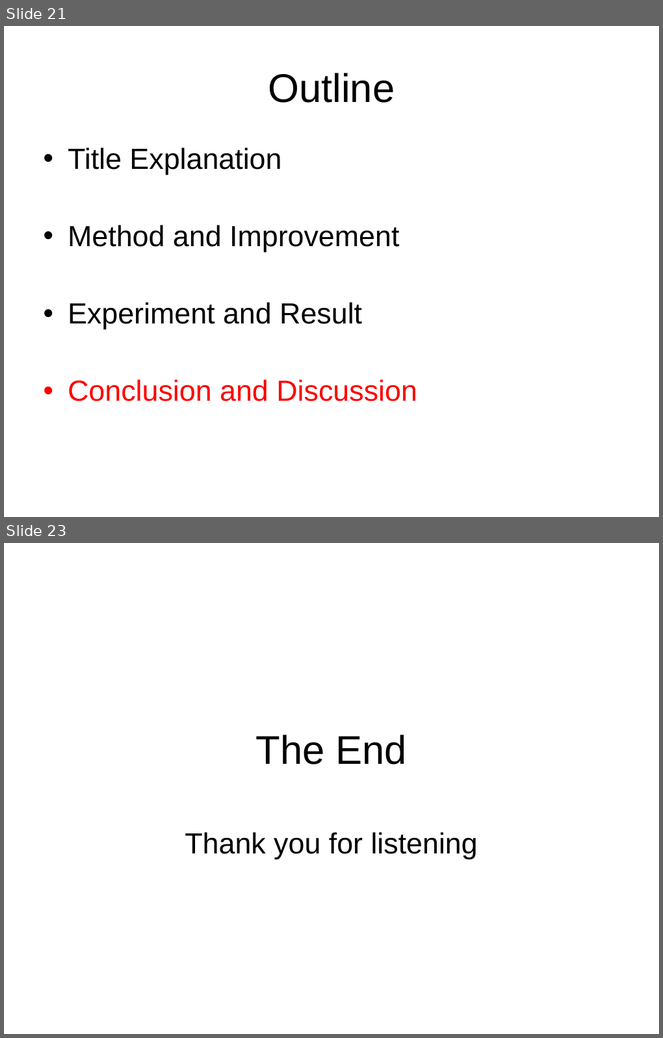
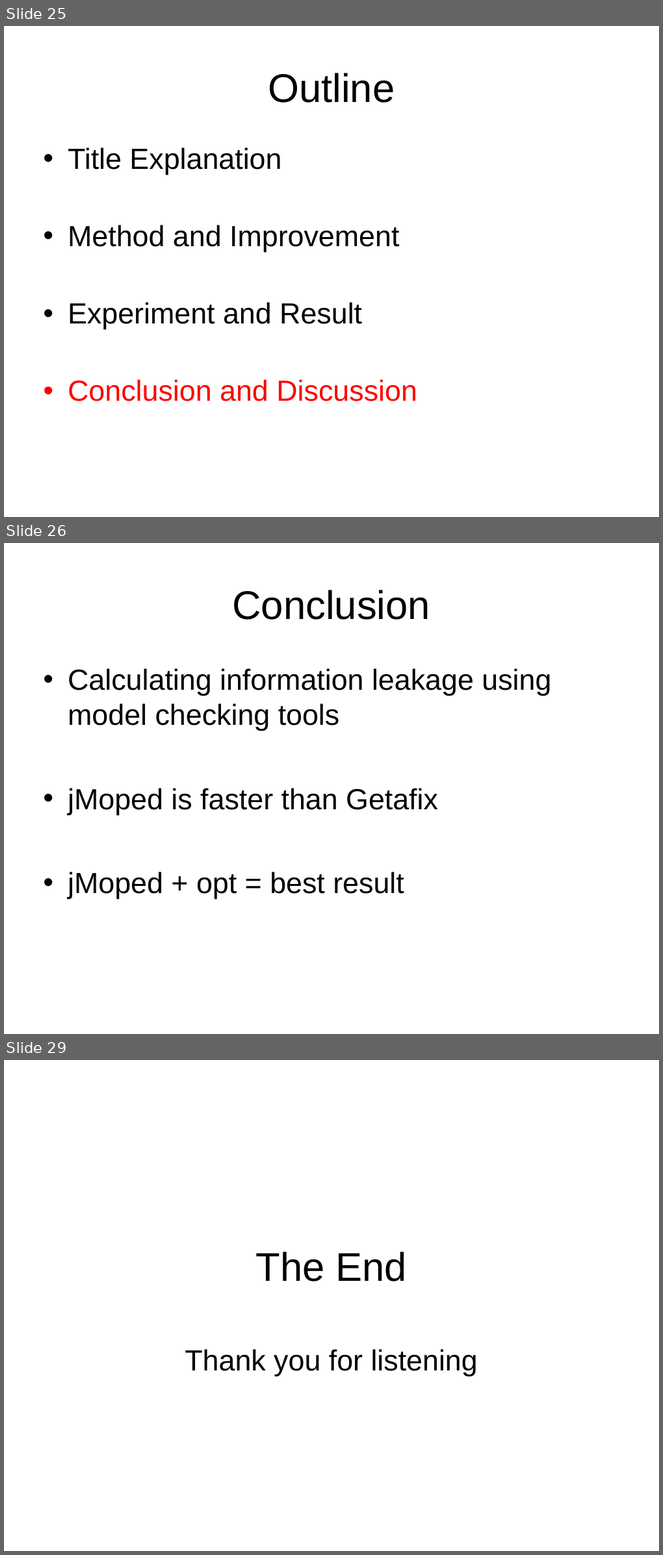
Before and after one commit to chenjiia/Thesis, a slide deck: thesis_presentation/presentation.ppt. Shown one above the other, each under a label of ours: slides 21 and 23 before the commit, slides 25, 26 and 29 after it; the slides between them are not shown. The pictures are 663x1038 and 663x1555 pixels, drawn with LibreOffice and Linux fonts; fonts in the diff are those of the drawing. Boxes give left, top, right and bottom in pixels: in the first picture for what was removed or moved away, otherwise in the second. Text is boxed around its words. In the diff, an @@ line names an element or a change of style, - is before the commit and + after.

```diff
--- a/thesis_presentation/presentation.ppt
+++ b/thesis_presentation/presentation.ppt
@@ slide 26 added at (4,543,659,1034), background #FFFFFF @@
@@ title added at (232,590,430,620), 44 pt, text #000000 @@
+Conclusion
@@ text added at (68,668,551,899), 32 pt, text #000000 @@
+• Calculating information leakage using model checking tools
+• jMoped is faster than Getafix
+• jMoped + opt = best result
@@ what was slide 21 is now slide 25 @@
@@ what was slide 23 is now slide 29 @@
```
Also in this commit, not shown: 3 slides changed, 9 other slides added, 4 slides removed, 3 other files.
